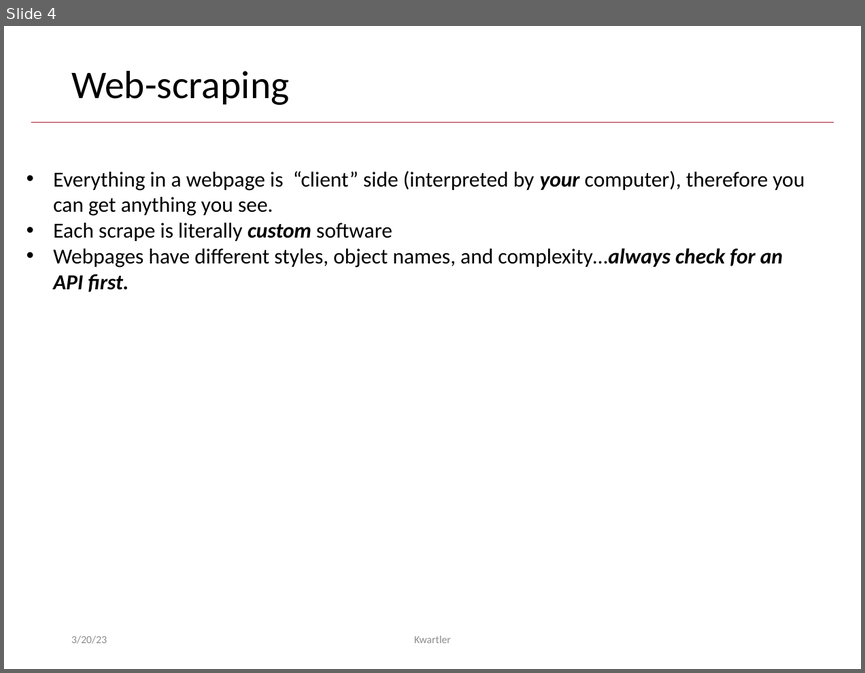
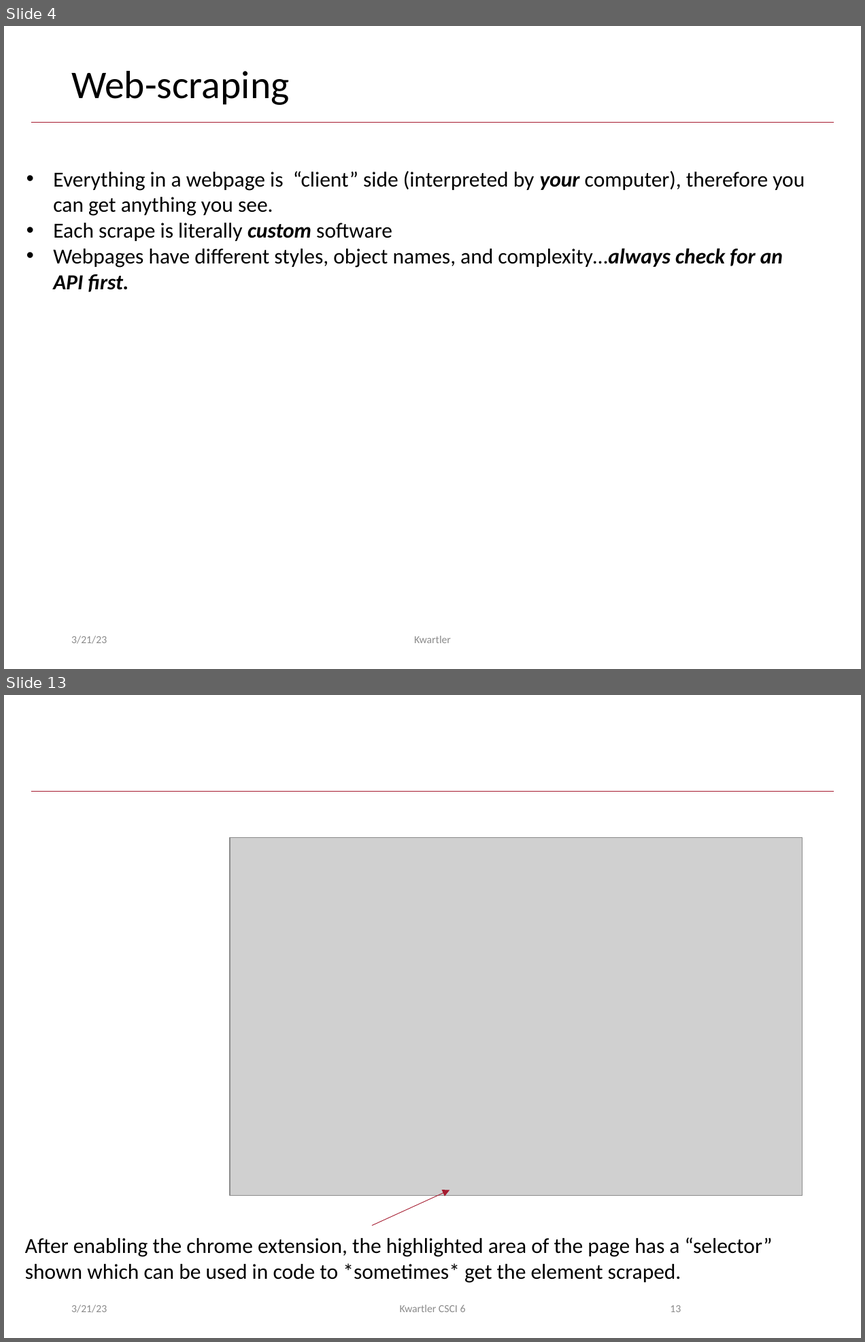
Before and after one commit to kwartler/Hult_Visualizing-Analyzing-Data-with-R, a slide deck: DD1/H_Mar21/C_webscraping.pptx. Shown one above the other, each under a label of ours: slide 4 before the commit, slides 4 and 13 after it; the slides between them are not shown. The pictures are 865x673 and 865x1342 pixels, drawn with LibreOffice and Linux fonts; fonts in the diff are those of the drawing; grey boxes stand for pictures. Boxes give left, top, right and bottom in pixels: in the first picture for what was removed or moved away, otherwise in the second. Text is boxed around its words. In the diff, an @@ line names an element or a change of style, - is before the commit and + after.

```diff
--- a/DD1/H_Mar21/C_webscraping.pptx
+++ b/DD1/H_Mar21/C_webscraping.pptx
@@ slide 13 added at (4,695,861,1338), background #FFFFFF; not listed: 1 template element that a slide beside it also shows @@
@@ picture added at (230,837,802,1195) @@
@@ arrow added from (372, 1225) to (449, 1189), #A51C30 0.5 pt @@
@@ text added at (25,1237,772,1283), 18 pt, text #000000 @@
+After enabling the chrome extension, the highlighted area of the page has a “selector” shown which can be used in code to *sometimes* get the element scraped.
@@ text added at (71,1304,107,1312), 9 pt, text #8C8C8C @@
+3/21/23
@@ text added at (400,1304,466,1312), 9 pt, text #8C8C8C @@
+Kwartler CSCI 6
@@ page number added at (670,1305,681,1312), 9 pt, text #8C8C8C @@
+13
@@ slide 4 changed as well @@
@@ text at (71,635,107,643): text changed @@
-3/20/23
+3/21/23
```
Also in this commit, not shown: 3 other slides changed, 10 other slides added, 2 slides removed, 5 other files.
